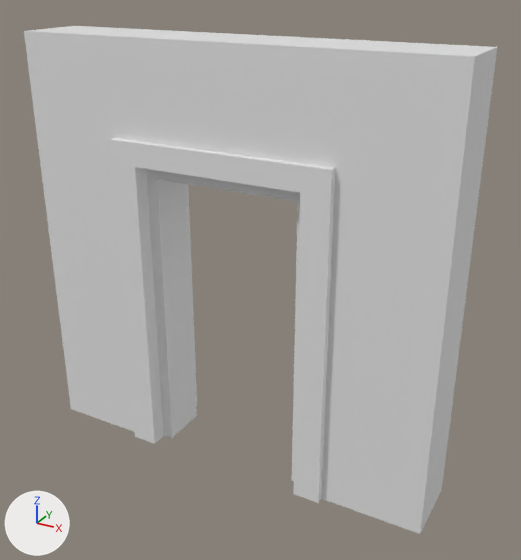
Before and after pictures for a commit that changed the FBX model Assets/Models/BLwallDoor1.fbx.
Camera for both pictures: a camera (50 mm lens) standing at (4.7, -7.92, 4.13) and looking at (0.32, 0.04, 0.15). The lights are fixed; the arrows at lower left show +X, +Y and +Z.

The first picture shows 'wallDoor'.
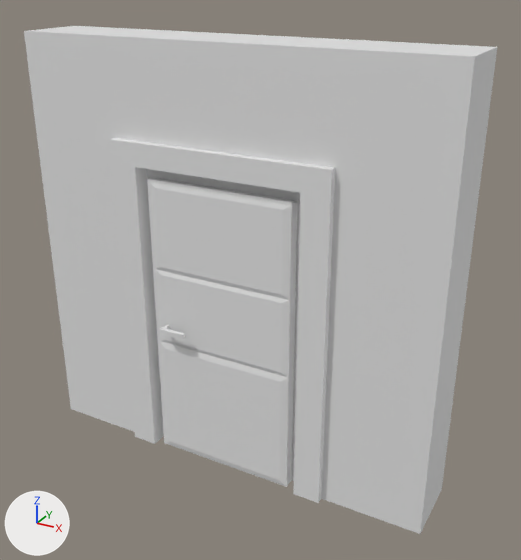
Location of each change, [x1, y1, x2, y2] in pixels of the pictures (521 x 560 px):
'wallDoor.001', added: after [147, 177, 298, 487]

The change, as a diff of the scene's bpy script:
```diff
--- a/Assets/Models/BLwallDoor1.fbx.py
+++ b/Assets/Models/BLwallDoor1.fbx.py
@@ me_cube_029 @@
+me_cube_029.from_pydata(...)  # 122 vertices, 114 faces; spans x -1.08..1.05, y -0.71..-0.15, z -2.7..1.53
@@ ob_walldoor_001 @@
+ob_walldoor_001 = bpy.data.objects.new('wallDoor.001', me_cube_029)
+ob_walldoor_001.location = (0.0, 0.0, 0.0)
```
